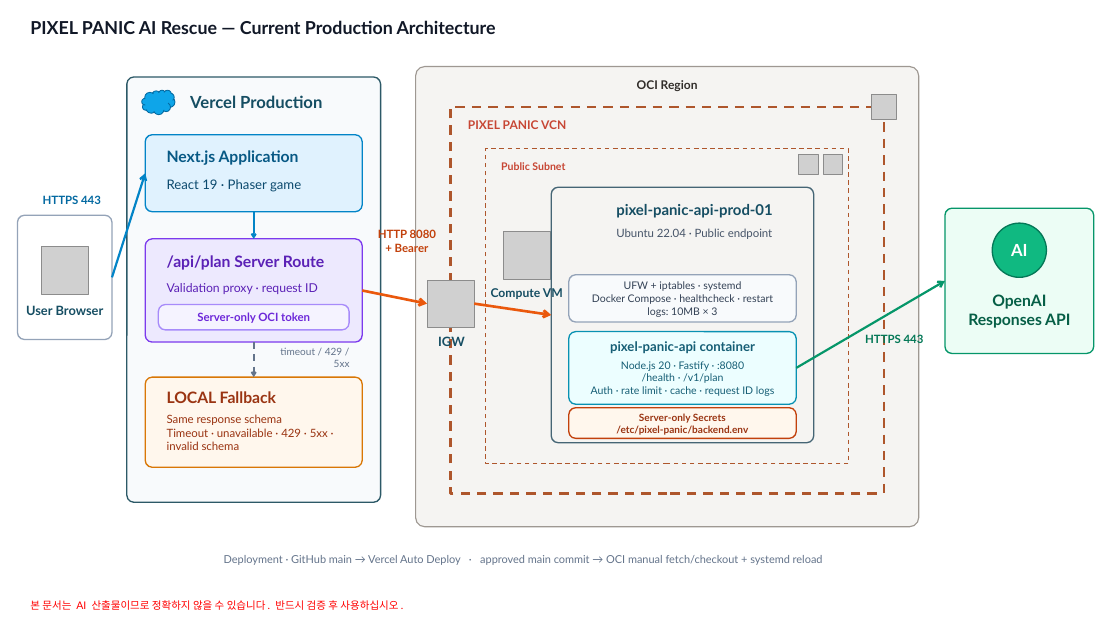
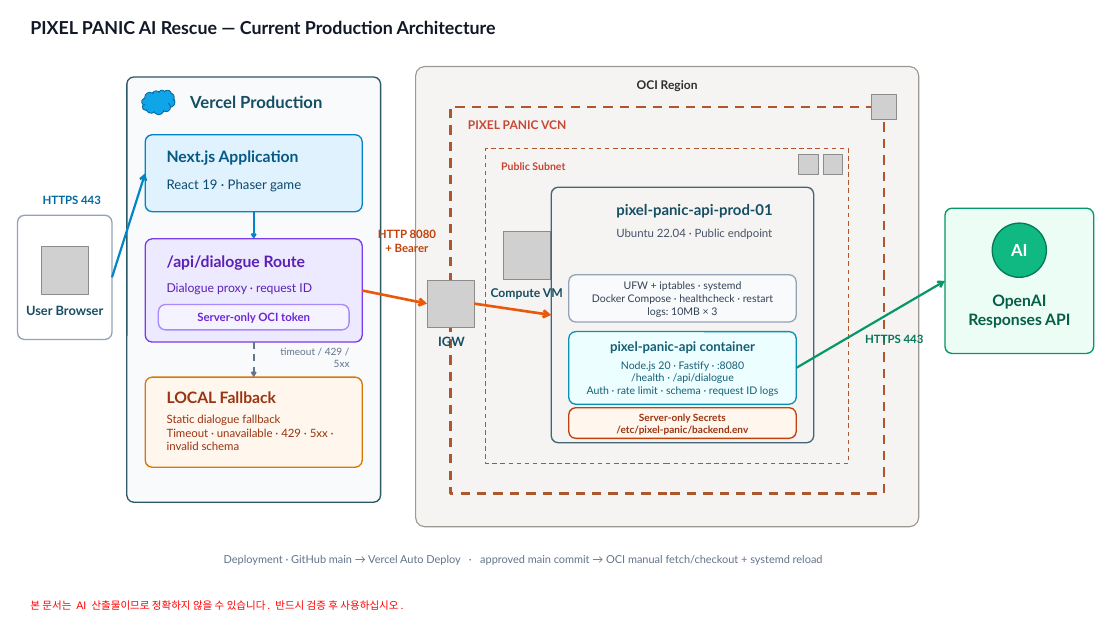
Before and after one commit to KorTechTim/aihackathon_pre, a slide deck: slide 2 of docs/architecture/pixel-panic-current-architecture.pptx. Drawn at 1120x630 pixels with LibreOffice and Linux fonts; fonts in the diff are those of the drawing; grey boxes stand for pictures. Boxes give left, top, right and bottom in pixels: in the first picture for what was removed or moved away, otherwise in the second. Text is boxed around its words. In the diff, an @@ line names an element or a change of style, - is before the commit and + after.

```diff
--- a/docs/architecture/pixel-panic-current-architecture.pptx
+++ b/docs/architecture/pixel-panic-current-architecture.pptx
@@ text at bbox=[167, 255, 306, 270]: text changed @@
-/api/plan Server Route
+/api/dialogue Route
@@ text at bbox=[167, 283, 312, 294]: text changed @@
-Validation proxy · request ID
+Dialogue proxy · request ID
@@ text at bbox=[587, 373, 778, 396]: text changed @@
-/health · /v1/plan
-Auth · rate limit · cache · request ID logs
+/health · /api/dialogue
+Auth · rate limit · schema · request ID logs
@@ text at bbox=[167, 414, 280, 425]: text changed @@
-Same response schema
+Static dialogue fallback
```
Also in this commit, not shown: 1 other slide changed, 34 other files.
